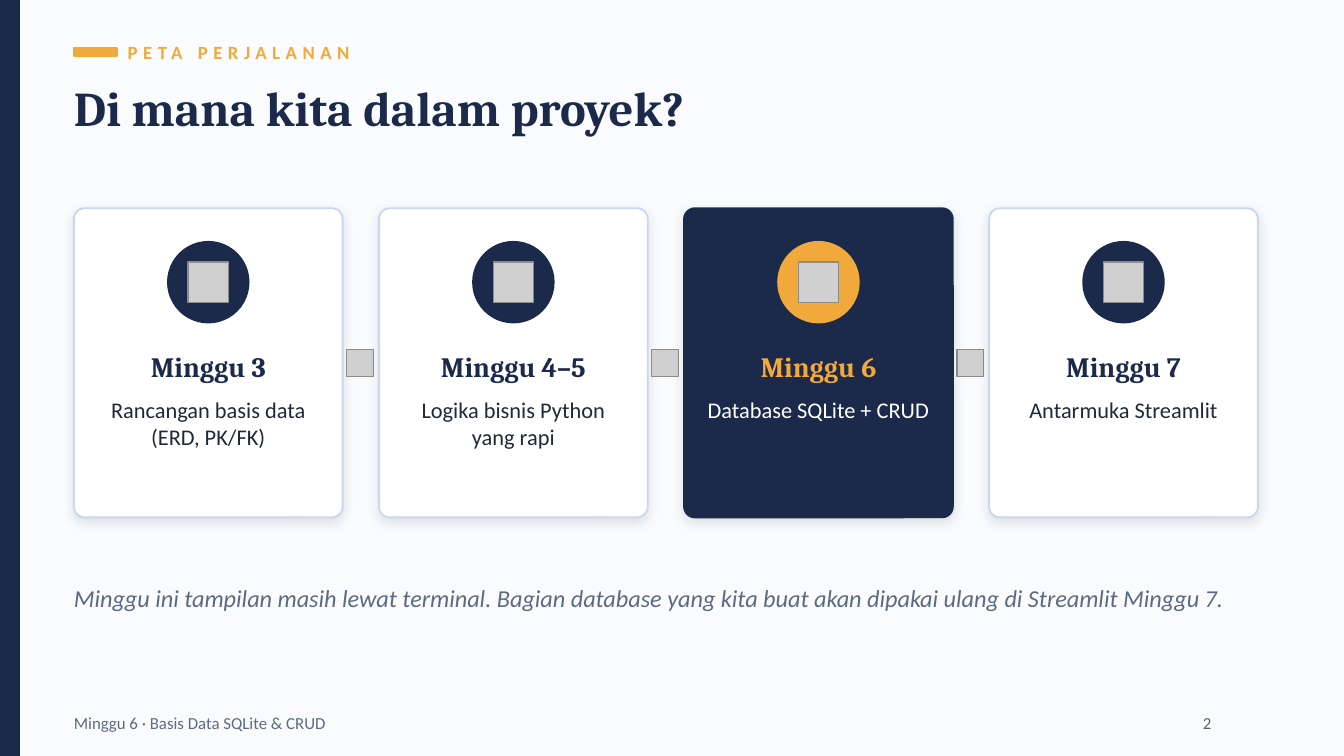
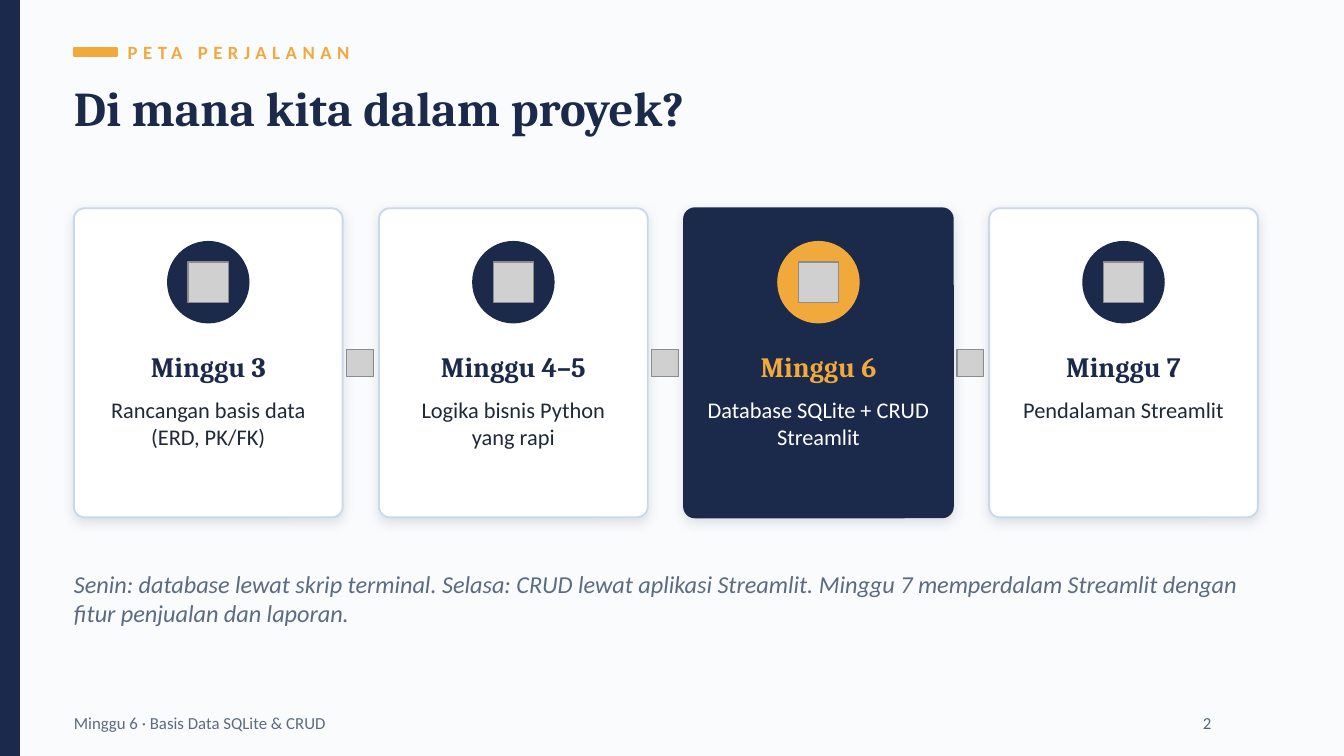
Before and after one commit to iggbudi/Pemrograman-Bisnis-dan-Perancangan-Sistem-Administrasi, a slide deck: slide 2 of Minggu ke-6/minggu-06-slide-basis-data-sqlite-crud.pptx. Drawn at 1344x756 pixels with LibreOffice and Linux fonts; fonts in the diff are those of the drawing; grey boxes stand for pictures. Boxes give left, top, right and bottom in pixels: in the first picture for what was removed or moved away, otherwise in the second. Text is boxed around its words. In the diff, an @@ line names an element or a change of style, - is before the commit and + after.

```diff
--- a/Minggu ke-6/minggu-06-slide-basis-data-sqlite-crud.pptx
+++ b/Minggu ke-6/minggu-06-slide-basis-data-sqlite-crud.pptx
@@ text at <box>708,402,929,445</box>: text changed @@
-Database SQLite + CRUD
+Database SQLite + CRUD Streamlit
@@ text at <box>1023,402,1224,418</box>: text changed @@
-Antarmuka Streamlit
+Pendalaman Streamlit
@@ text at <box>74,576,1237,626</box>: text changed @@
-Minggu ini tampilan masih lewat terminal. Bagian database yang kita buat akan dipakai ulang di Streamlit Minggu 7.
+Senin: database lewat skrip terminal. Selasa: CRUD lewat aplikasi Streamlit. Minggu 7 memperdalam Streamlit dengan fitur penjualan dan laporan.
```
Also in this commit, not shown: 10 other slides changed, 1 slide added, 10 other files.
